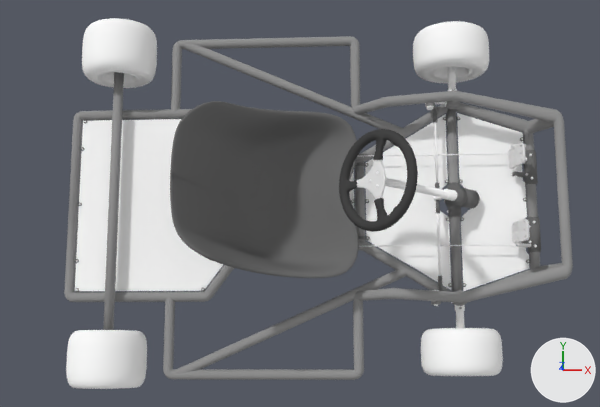
The Blender file Content/Models/kart_1.blend as it was, and as the next commit left it.
Rendered twice from a 50 mm lens placed at (9.7, -36.6, 200.5), pointed at (-0.8, -3.3, 21.7). Lighting does not change. The marker at lower right points along +X, +Y and +Z.

The scene before the commit, as lines of its bpy script (objects in view):
```python
ob_body = bpy.data.objects.new('Body', me_vertexes)
ob_body.location = (0.0, 0.0, 0.0)
ob_m_wheel_fr = bpy.data.objects.new('m_wheel_FR', me_verts)
ob_m_wheel_fr.location = (34.6, -35.2, 9.4)
ob_m_wheel_hub_rl = bpy.data.objects.new('m_wheel_hub_RL', me_m_wheel_fl_006)
ob_m_wheel_hub_rl.location = (-45.8, 36.7, 9.4)
ob_m_wheel_rl = bpy.data.objects.new('m_wheel_RL', me_m_wheel_rr_003)
ob_m_wheel_rl.location = (-45.8, 36.7, 9.4)
ob_m_wheel_rr = bpy.data.objects.new('m_wheel_RR', me_m_wheel_rr)
ob_m_wheel_rr.location = (-45.8, -36.7, 9.4)
# also in view: 'Body.001' at (-6.4, 0.0, 20.8); 'm_wheel_FL' at (34.6, 35.2, 9.4); 'm_floor_panel' at (-2.0, 0.0, 6.0); 'm_steering_assembly' at (23.0, 0.0, 22.6)
```
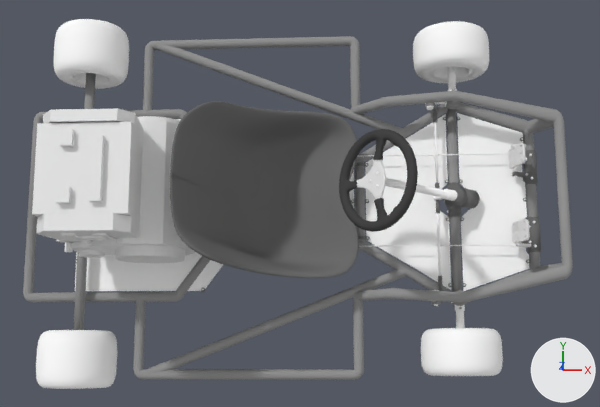
Pixel boxes (x1, y1, x2, y2) of what changed, in the pictures (600 x 407 px; the box of a moved part takes in the faces that stretch with it):
```json
{"object": "Body", "change": "reshaped", "before": [64, 36, 573, 380], "after": [23, 36, 573, 380], "on screen": "8% wider"}
{"object": "m_engine", "change": "added", "after": [32, 108, 196, 263]}
{"object": "m_wheel_RR", "change": "moved", "before": [66, 330, 147, 389], "after": [36, 330, 117, 389]}
{"object": "m_wheel_RL", "change": "moved", "before": [82, 18, 157, 88], "after": [54, 19, 129, 89]}
{"object": "m_wheel_hub_RL", "change": "moved", "before": [98, 71, 140, 86], "after": [70, 72, 111, 86]}
{"part": 1, "of": "me_vertexes", "change": "moved or reshaped", "before": [103, 72, 124, 330], "after": [73, 73, 96, 330]}
{"part": 2, "of": "me_vertexes", "change": "moved or reshaped", "before": [184, 43, 405, 133], "after": [156, 44, 405, 133]}
{"part": 3, "of": "me_vertexes", "change": "moved or reshaped", "before": [176, 269, 408, 374], "after": [146, 269, 408, 374]}
{"part": 4, "of": "me_vertexes", "change": "moved or reshaped", "before": [64, 109, 204, 302], "after": [23, 109, 180, 302]}
{"part": 5, "of": "me_vertexes", "change": "moved or reshaped", "before": [163, 36, 362, 380], "after": [133, 36, 362, 380]}
```

Edits to the scene script, one JSON object a line:
```json
{"block": "me_vertexes", "where": "# used by ob_body; location = (0.0, 0.0, 0.0)"}
{"op": "remove", "block": "me_vertexes", "code": "me_vertexes.from_pydata(...)  # 5784 vertices, 5093 faces; spans x -57.7..59.0, y -41.3..41.3, z 4.8..15.1"}
{"op": "add", "block": "me_vertexes", "code": "me_vertexes.from_pydata(...)  # 5784 vertices, 5093 faces; spans x -67.7..59.0, y -41.3..41.3, z 4.8..15.1"}
{"block": "me_vertexes", "change": "me_vertexes part 1: the loose piece of 96 vertices spanning x -46.9..-44.6, y -36.7..36.7, z 8.2..10.5 is moved by (-7.0, 0.0, 0.0)"}
{"block": "me_vertexes", "change": "me_vertexes part 2: the loose piece of 96 vertices spanning x -31.1..24.0, y 15.4..41.1, z 4.8..7.1 is multiplied about its middle by the matrix ((1.103, -0.061, 0.0), (0.0, 1.0, 0.0), (0.0, 0.0, 1.0)), then moved by (-3.5, 0.0, 0.0)"}
{"block": "me_vertexes", "change": "me_vertexes part 3: the loose piece of 96 vertices spanning x -31.1..24.0, y -41.1..-15.4, z 4.8..7.1 is multiplied about its middle by the matrix ((1.103, 0.061, 0.0), (0.0, 1.0, 0.0), (0.0, 0.0, 1.0)), then moved by (-3.5, 0.0, 0.0)"}
{"block": "me_vertexes", "change": "me_vertexes part 4: all 352 vertices in x -57.7..-55.4, y -23.5..23.5, z 4.8..7.1 are moved by (-10.0, 0.0, 0.0)"}
{"block": "me_vertexes", "change": "me_vertexes part 5: 960 of the vertices in x -33.5..-14.4, y -41.3..41.3, z 4.8..7.1 are moved by (-7.0, 0.0, 0.0)"}
{"op": "add", "block": "me_cube_002", "code": ["me_cube_002 = bpy.data.meshes.new('Cube.002')", "me_cube_002.from_pydata(...)  # 1839 vertices, 1069 faces; spans x -11.5..17.5, y -15.2..15.4, z -35.7..6.7"]}
{"op": "set", "path": "ob_m_wheel_rl.location", "old": "(-45.8, 36.7, 9.4)", "new": "(-52.8, 36.7, 9.4)"}
{"op": "set", "path": "ob_m_wheel_rr.location", "old": "(-45.8, -36.7, 9.4)", "new": "(-52.8, -36.7, 9.4)"}
{"op": "set", "path": "ob_m_wheel_hub_rl.location", "old": "(-45.8, 36.7, 9.4)", "new": "(-52.8, 36.7, 9.4)"}
{"op": "add", "block": "ob_m_engine", "code": ["ob_m_engine = bpy.data.objects.new('m_engine', me_cube_002)", "ob_m_engine.location = (-42.4, 0.0, 37.8)"]}
```
